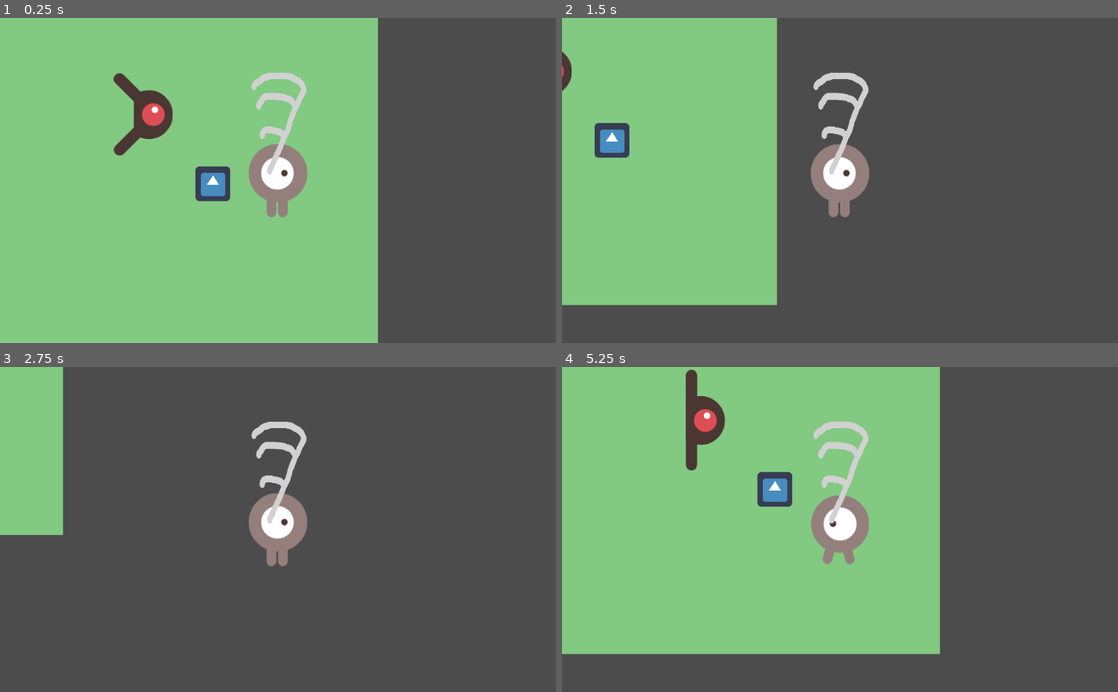
Above: before the commit, frames 1-4 (two rows, left to right).
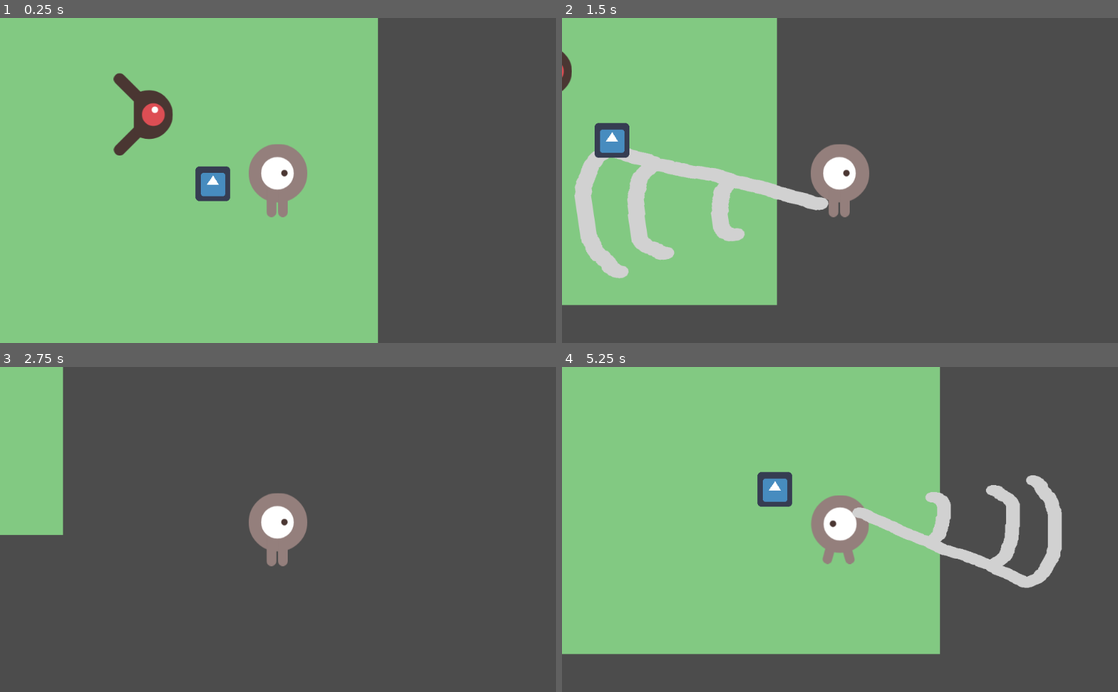
Above: after the commit, the same moments.

Repository: Salanderous/DwarfGame-
Game: Godot game, scene res://Main.tscn
Two runs of this game, one before a commit and one after it. Both use one fixed random seed, a clock stepped at 60 frames per second and the inputs below. The engine's default icon, where the game draws it, is replaced by a stand-in: a white triangle on a blue panel in a dark square.
Inputs (mouse positions are in pixels of both pictures, inside the frame that each line leads up to):
- Up to frame 1 (0.25 s): no input
- Up to frame 2 (1.5 s): move the mouse to (962, 164) at 0.52 s; press the mouse at (962, 164) at 0.53 s; hold Right (move_right) 0.53-1.28 s; move the mouse to (728, 196) at 1.27 s; release the mouse at (728, 196) at 1.28 s; hold Down (move_down) from 1.28 s (still down); click (728, 196) at 1.35 s
- Up to frame 3 (2.75 s): move the mouse to (333, 458) at 2.02 s; release Down (move_down) at 2.03 s; press the mouse at (333, 458) at 2.03 s; hold Right (move_right) from 2.03 s (still down)
- Up to frame 4 (5.25 s): move the mouse to (812, 594) at 2.77 s; release Right (move_right) at 2.78 s; release the mouse at (812, 594) at 2.78 s; hold Up (move_up) 2.78-3.53 s; click (812, 594) at 2.85 s; move the mouse to (1006, 578) at 3.52 s; press the mouse at (1006, 578) at 3.53 s; hold Left (move_left) 3.53-5.03 s; move the mouse to (673, 480) at 4.27 s; release the mouse at (673, 480) at 4.28 s; click (673, 480) at 4.35 s; move the mouse to (867, 529) at 5.02 s; press the mouse at (867, 529) at 5.03 s; hold Down (move_down) from 5.03 s (still down)

The runs differ from the first frame. In frame 1, 0.8% of the frame differs, in the area x 45-56%, y 16-49%; in frame 2, 5.2%; in frame 3, 0.8%; in frame 4, 5.3%, in the area x 22-90%, y 0-68%.

Commit message:
Changed the weapon to rotate to face the player's cursor on left click

Diff:
--- a/Player.gd
+++ b/Player.gd
@@ -1,4 +1,5 @@
 extends KinematicBody2D
+signal charge_weapon
 signal hit
 
 
@@ -20,12 +21,16 @@
 	var velocity = Vector2.ZERO # The player's movement vector.
 	if Input.is_action_pressed("move_up"):
 		velocity.y -= 1
+		emit_signal("charge_weapon")
 	if Input.is_action_pressed("move_down"):
 		velocity.y += 1
+		emit_signal("charge_weapon")
 	if Input.is_action_pressed("move_left"):
 		velocity.x -= 1
+		emit_signal("charge_weapon")
 	if Input.is_action_pressed("move_right"):
 		velocity.x += 1
+		emit_signal("charge_weapon")
 
 	if velocity.length() > 0:
 		velocity = velocity.normalized() * speed
--- a/Player.tscn
+++ b/Player.tscn
@@ -41,3 +41,5 @@
 
 [node name="Camera2D" type="Camera2D" parent="."]
 current = true
+
+[connection signal="charge_weapon" from="." to="Weapon" method="_on_Player_charge_weapon"]
--- a/Weapon.gd
+++ b/Weapon.gd
@@ -1,20 +1,23 @@
 extends Area2D
+signal weapon_swing
 
-
-# Declare member variables here. Examples:
-# var a = 2
-# var b = "text"
+var weapon_charge = 0
 
 
 # Called when the node enters the scene tree for the first time.
 func _ready():
-	pass # Replace with function body.
+	hide()
 
 
 # Called every frame. 'delta' is the elapsed time since the previous frame.
 func _process(delta):
-	if Input.is_action_pressed("left_click"):
+	if Input.is_action_just_pressed("left_click"):
+		scale = Vector2(weapon_charge, weapon_charge)
+		weapon_charge = 0
+		emit_signal("weapon_swing")
+		rotation = find_weapon_rotation()
 		#print("Left Click")
+		show()
 		var hit_things
 		hit_things = get_overlapping_bodies()
 		for thing in hit_things:
@@ -22,3 +25,22 @@
 			if thing.has_method("die"):
 				#print("Got enemy")
 				thing.die()
+		yield(get_tree().create_timer(1.0), "timeout")
+		hide()
+
+
+func find_weapon_rotation():
+	var screenCenter = get_viewport_rect().size/2
+	var weaponVector = Vector2(get_viewport().get_mouse_position() - screenCenter)
+	#print("Mouse Position:")
+	#print(get_viewport().get_mouse_position())
+	#print("Screen Center:")
+	#print(screenCenter)
+	#print("Weapon Vector:")
+	#print(weaponVector.normalized())
+	return weaponVector.angle() + PI/2
+
+
+
+func _on_Player_charge_weapon():
+	weapon_charge += .05
